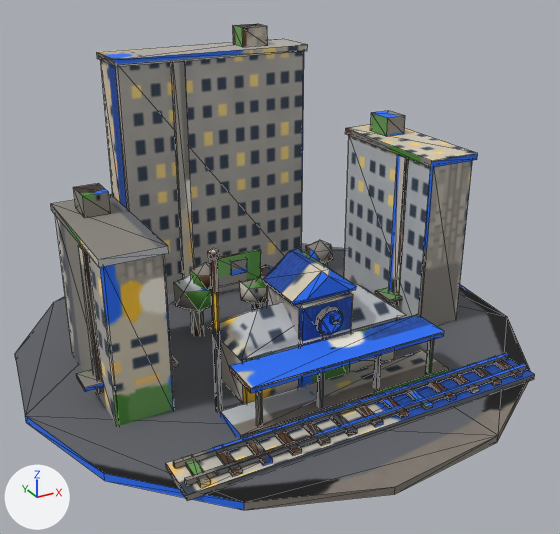
The glTF model game/assets/models/city_dl6_blue.glb, before and after one commit.
The view is the same before and after, from a 50 mm lens placed at (-1.015, -1.898, 1.186), pointed at (-0.013, -0.076, 0.275). The axes (+X, +Y, +Z) are drawn at lower left. The lights are the same throughout. The older version comes first. Mesh edges are drawn as thin lines. Vertices at exactly the same position are counted once.

Before the edit, the objects in view are built like this:
```python
me_m = bpy.data.meshes.new('m')
me_m.from_pydata(...)  # 720 vertices, 1180 faces; spans x -0.78..0.78, y -0.77..0.77, z -0.01..0.89
me_m.materials.append(mat_baked)  # picture img_bake
ob_city_dl6_blue = bpy.data.objects.new('city_dl6_blue', me_m)
ob_city_dl6_blue.location = (0.0, 0.0, 0.0)
```
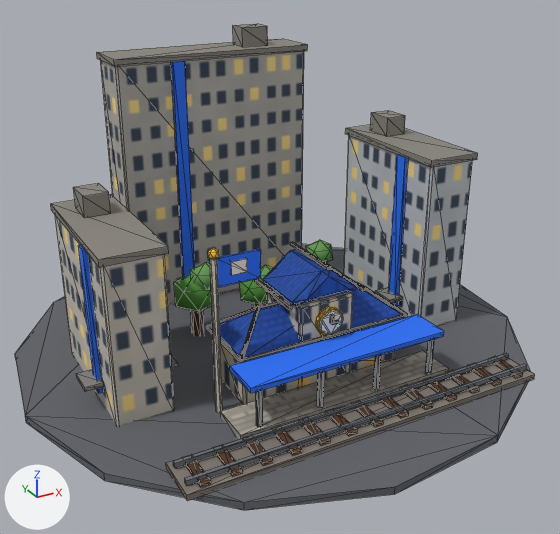
Location of each change, (x1, y1, x2, y2) in pixels of the pictures (560 x 534 px):
part 1 of me_m, added: after (257, 301, 281, 310)
part 2 of me_m, added: after (241, 314, 407, 363)
part 3 of me_m, added: after (206, 326, 241, 362)
part 4 of me_m, added: after (290, 242, 331, 270)
part 5 of me_m, added: after (326, 263, 365, 292)
part 6 of me_m, added: after (255, 279, 292, 310)
part 7 of me_m, added: after (208, 283, 407, 360)
part 8 of me_m, surface changed: (25, 24, 535, 510) in both

Patch to the scene script:
```diff
--- a/game/assets/models/city_dl6_blue.glb.py
+++ b/game/assets/models/city_dl6_blue.glb.py
@@ me_m @@
 # used by ob_city_dl6_blue; location = (0.0, 0.0, 0.0)
-me_m.from_pydata(...)  # 720 vertices, 1180 faces; spans x -0.78..0.78, y -0.77..0.77, z -0.01..0.89
+me_m.from_pydata(...)  # 816 vertices, 1324 faces; spans x -0.78..0.78, y -0.77..0.77, z -0.01..0.89
+# me_m part 1: a new loose piece, a box spanning x -0.16..0.16, y -0.2241..-0.2159, z 0.2359..0.244, in mat_baked (picture img_bake)
+# me_m part 2: a new loose piece, a box spanning x -0.265..0.265, y -0.329..-0.321, z 0.1559..0.164, in mat_baked (picture img_bake)
+# me_m part 3: a new loose piece, a box spanning x -0.2691..-0.2609, y -0.325..-0.115, z 0.1559..0.164, in mat_baked (picture img_bake)
+# me_m part 4: a new loose piece, a box spanning x -0.0043..0.0043, y -0.32..-0.12, z 0.3575..0.3659, in mat_baked (picture img_bake)
+# me_m part 5: a new loose piece, a box spanning x 0.1107..0.1193, y -0.32..-0.12, z 0.2683..0.2768, in mat_baked (picture img_bake)
+# me_m part 6: a new loose piece, a box spanning x -0.1193..-0.1107, y -0.32..-0.12, z 0.2683..0.2768, in mat_baked (picture img_bake)
+# me_m part 7
+# 32 vertices are added at x -0.27..0.27, y -0.33..-0.11, z 0.16..0.24
+# 48 new faces join them
+# me_m part 8: 1171 kept faces spanning x -0.78..0.78, y -0.77..0.77, z -0.01..0.89 get new texture (UV) coordinates
+# other edits to the shape of me_m do not show in these pictures
 me_m.materials.append(mat_baked)
```
